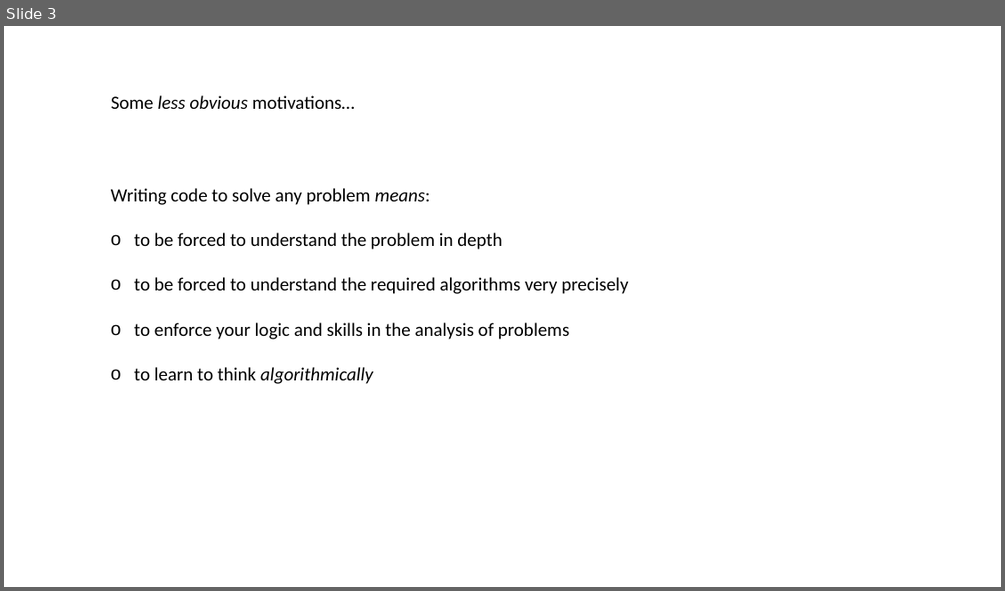
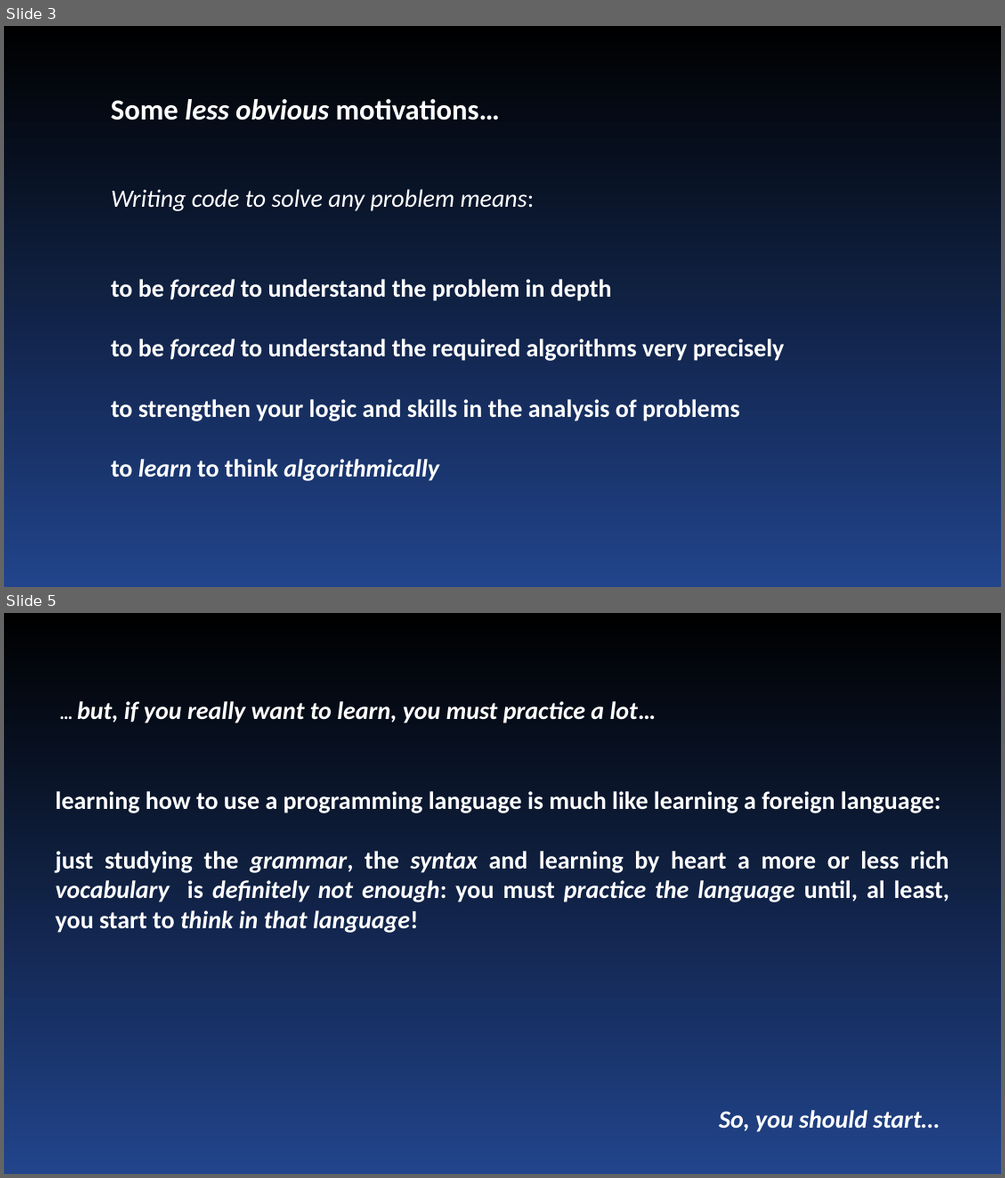
Before and after one commit to Mauro-Prencipe/Python_course_2022, a slide deck: Intro.pptx. Shown one above the other, each under a label of ours: slide 3 before the commit, slides 3 and 5 after it; the slides between them are not shown. The pictures are 1005x591 and 1005x1178 pixels, drawn with LibreOffice and Linux fonts; fonts in the diff are those of the drawing. Boxes give left, top, right and bottom in pixels: in the first picture for what was removed or moved away, otherwise in the second. Text is boxed around its words. In the diff, an @@ line names an element or a change of style, - is before the commit and + after.

```diff
--- a/Intro.pptx
+++ b/Intro.pptx
@@ slide 5 added at bbox=[4, 613, 1001, 1174], background gradient #000000 to #21448B @@
@@ text added at bbox=[56, 701, 949, 933], 24 pt, text #FFFFFF, bold @@
+… but, if you really want to learn, you must practice a lot…
+learning how to use a programming language is much like learning a foreign language:
+just studying the grammar, the syntax and learning by heart a more or less rich vocabulary is definitely not enough: you must practice the language until, al least, you start to think in that language!
@@ text added at bbox=[719, 1110, 938, 1132], 24 pt, text #FFFFFF, bold, italic @@
+So, you should start…
@@ slide 3 changed as well @@
@@ background #FFFFFF to gradient #000000 to #21448B @@
@@ text "Some less obvious motivations…" at bbox=[111, 99, 500, 120]: size 18 to 28 pt, text colour #000000 to #FFFFFF, bold on @@
@@ text at bbox=[111, 189, 785, 481]: size 18 to 24 pt, text colour #000000 to #FFFFFF in "Writing code to solve any problem means:", "to be forced to understand the problem ...", "to be forced to understand the required ...", "to learn to think algorithmically"; italic on in "Writing code to solve any problem", "forced", "forced", "learn"; bold on in "to be forced to understand the problem ...", "to be forced to understand the required ...", "to learn to think algorithmically"; bullet o to none @@
@@ text at bbox=[111, 399, 740, 421]: text changed; size 18 to 24 pt; text colour #000000 to #FFFFFF; bold on @@
-o to enforce your logic and skills in the analysis of problems
+to strengthen your logic and skills in the analysis of problems
```
Also in this commit, not shown: 3 other slides changed, 6 other slides added, 1 other file.
